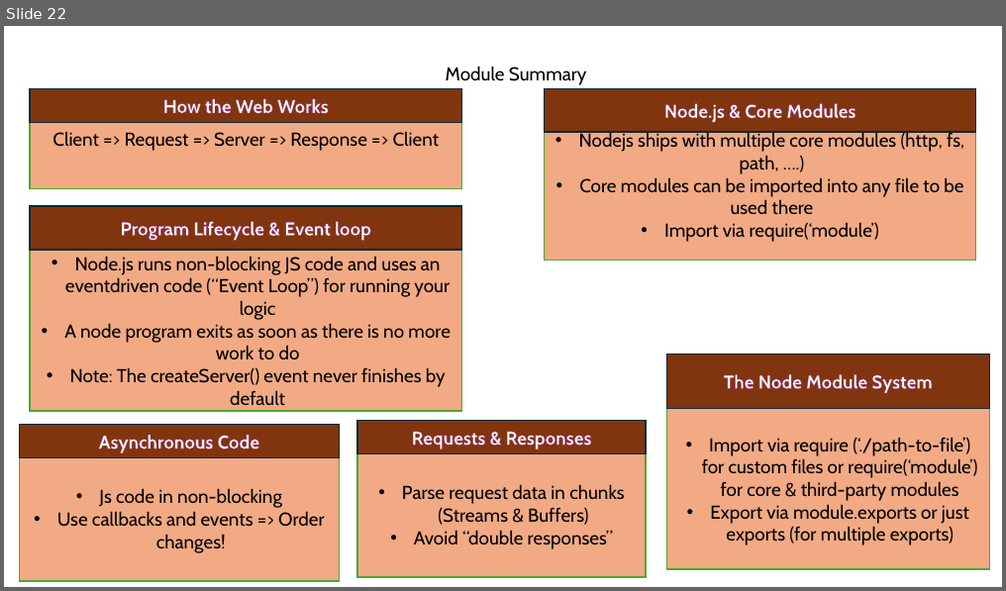
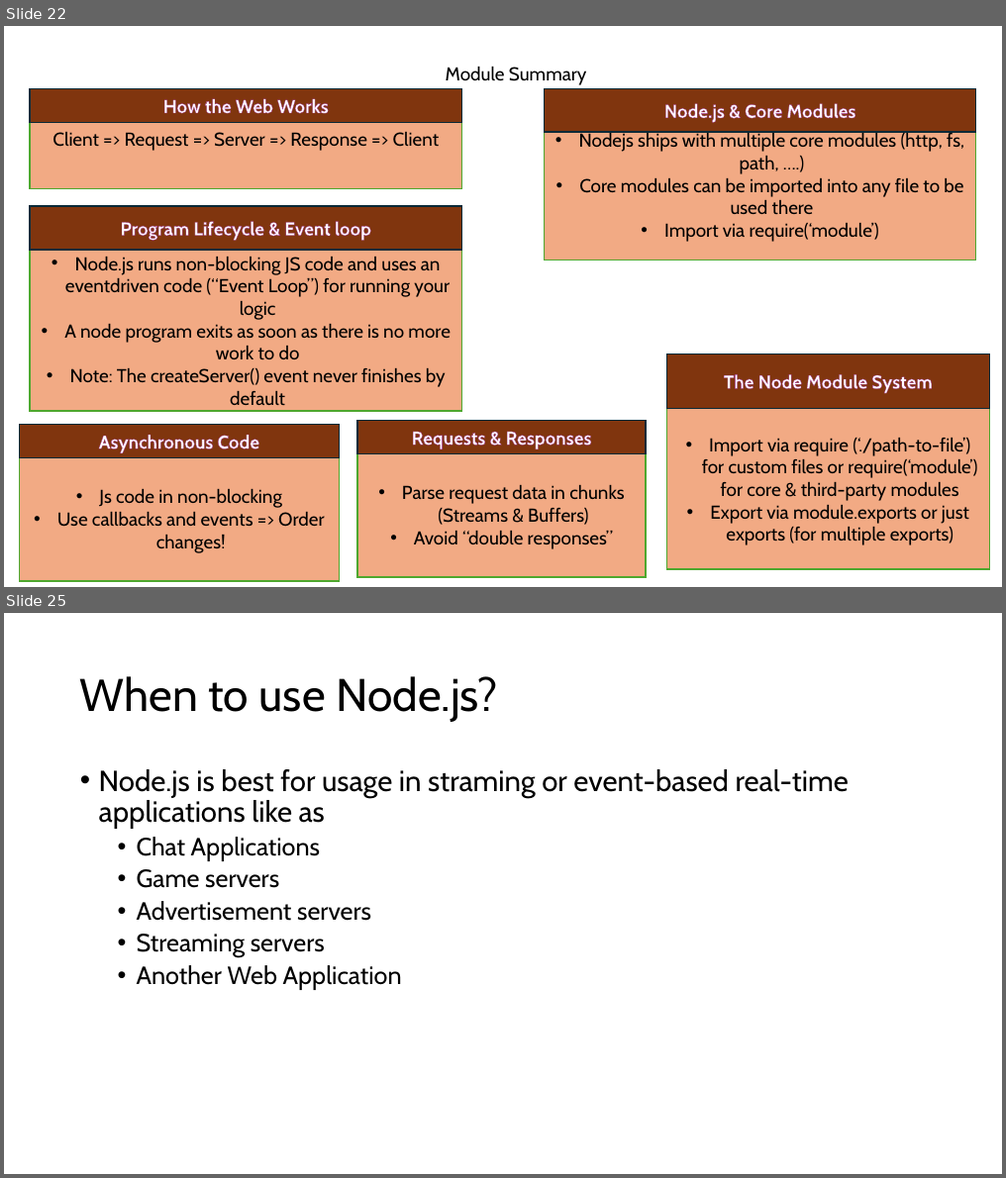
Before and after one commit to PiyushChaturvedii/Batch05, a slide deck: node/Nodejs.pptx. Shown one above the other, each under a label of ours: slide 22 before the commit, slides 22 and 25 after it; the slides between them are not shown. The pictures are 1006x591 and 1006x1178 pixels, drawn with LibreOffice and Linux fonts; fonts in the diff are those of the drawing. Boxes give left, top, right and bottom in pixels: in the first picture for what was removed or moved away, otherwise in the second. Text is boxed around its words. In the diff, an @@ line names an element or a change of style, - is before the commit and + after.

```diff
--- a/node/Nodejs.pptx
+++ b/node/Nodejs.pptx
@@ slide 25 added at [4,613,1002,1174], background #FFFFFF @@
@@ title added at [80,676,498,722], 44 pt, text #000000 @@
+When to use Node.js?
@@ text added at [99,769,848,990], 24 pt, text #000000 @@
+• Node.js is best for usage in straming or event-based real-time applications like as
+  • Chat Applications
+  • Game servers
+  • Advertisement servers
+  • Streaming servers
+  • Another Web Application
```
Also in this commit, not shown: 10 other slides added, 9 other files.
